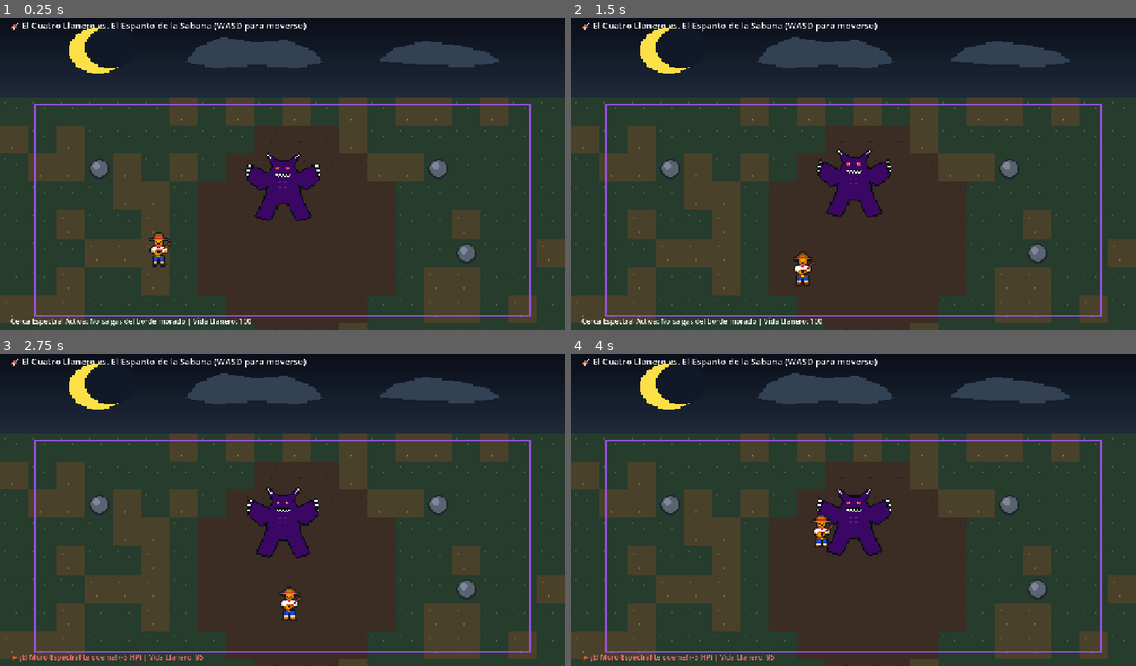
Above: before the commit, frames 1-4 (two rows, left to right).
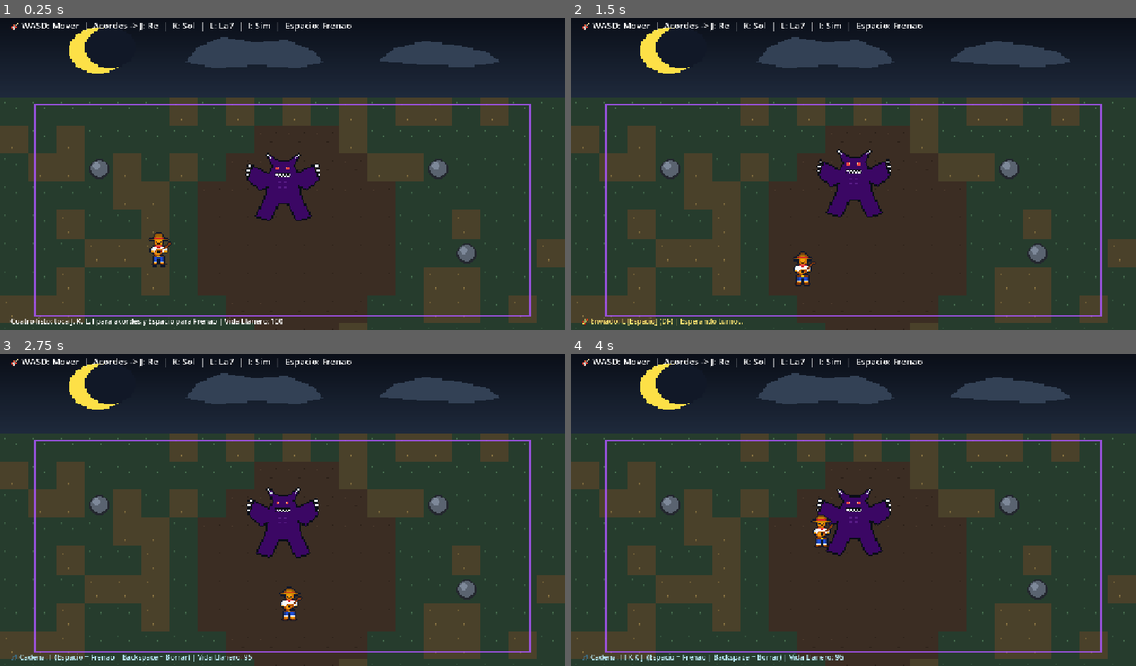
Above: after the commit, the same moments.

Repository: nicolaslozanoc12/juego-de-lenguajes
Game: Godot game, scene res://scenes/combat/CombatArena.tscn
Two runs of this game, one before a commit and one after it. Both use one fixed random seed, a clock stepped at 60 frames per second and the inputs below.
Inputs:
- Up to frame 1 (0.25 s): no input
- Up to frame 2 (1.5 s): tap Enter at 0.5 s; hold Right (ui_right) 0.53-1.28 s; hold Space (cuatro_frenao, bound only after the commit) 0.53-1.28 s; tap L (cuatro_dominante, bound only after the commit) at 0.6 s; hold Down (ui_down) from 1.28 s (still down); tap Space (cuatro_frenao, bound only after the commit) at 1.35 s
- Up to frame 3 (2.75 s): tap Backspace (cuatro_limpiar, bound only after the commit) at 1.55 s; release Down (ui_down) at 2.03 s; hold Right (ui_right) from 2.03 s (still down); hold Backspace (cuatro_limpiar, bound only after the commit) from 2.03 s (still down); tap I (cuatro_menor, bound only after the commit) at 2.3 s
- Up to frame 4 (4 s): release Right (ui_right) at 2.78 s; release Backspace (cuatro_limpiar, bound only after the commit) at 2.78 s; hold Up (ui_up) 2.78-3.53 s; tap I (cuatro_menor, bound only after the commit) at 2.85 s; tap K (cuatro_subdom, bound only after the commit) at 3.05, 3.6 s; hold Left (ui_left) from 3.53 s (still down); tap J (cuatro_tonica, bound only after the commit) at 3.8 s

The runs differ from the first frame. In frame 1, 1.2% of the frame differs, in the area x 2-63%, y 1-99%; in frame 2, 1.1%; in frame 3, 1.1%; in frame 4, 1.2%.

Commit message:
feat(godot): agregar audio inmediato del cuatro, entrada por teclas y vista legible

Diff:
--- a/cliente_Godot/project.godot
+++ b/cliente_Godot/project.godot
@@ -26,6 +26,39 @@
 window/size/viewport_height=720
 window/stretch/mode="canvas_items"
 
+[input]
+
+cuatro_tonica={
+"deadzone": 0.2,
+"events": [Object(InputEventKey,"resource_local_to_scene":false,"resource_name":"","device":-1,"window_id":0,"alt_pressed":false,"shift_pressed":false,"ctrl_pressed":false,"meta_pressed":false,"pressed":false,"keycode":0,"physical_keycode":74,"key_label":0,"unicode":106,"location":0,"echo":false,"script":null)
+]
+}
+cuatro_subdom={
+"deadzone": 0.2,
+"events": [Object(InputEventKey,"resource_local_to_scene":false,"resource_name":"","device":-1,"window_id":0,"alt_pressed":false,"shift_pressed":false,"ctrl_pressed":false,"meta_pressed":false,"pressed":false,"keycode":0,"physical_keycode":75,"key_label":0,"unicode":107,"location":0,"echo":false,"script":null)
+]
+}
+cuatro_dominante={
+"deadzone": 0.2,
+"events": [Object(InputEventKey,"resource_local_to_scene":false,"resource_name":"","device":-1,"window_id":0,"alt_pressed":false,"shift_pressed":false,"ctrl_pressed":false,"meta_pressed":false,"pressed":false,"keycode":0,"physical_keycode":76,"key_label":0,"unicode":108,"location":0,"echo":false,"script":null)
+]
+}
+cuatro_menor={
+"deadzone": 0.2,
+"events": [Object(InputEventKey,"resource_local_to_scene":false,"resource_name":"","device":-1,"window_id":0,"alt_pressed":false,"shift_pressed":false,"ctrl_pressed":false,"meta_pressed":false,"pressed":false,"keycode":0,"physical_keycode":73,"key_label":0,"unicode":105,"location":0,"echo":false,"script":null)
+]
+}
+cuatro_frenao={
+"deadzone": 0.2,
+"events": [Object(InputEventKey,"resource_local_to_scene":false,"resource_name":"","device":-1,"window_id":0,"alt_pressed":false,"shift_pressed":false,"ctrl_pressed":false,"meta_pressed":false,"pressed":false,"keycode":0,"physical_keycode":32,"key_label":0,"unicode":32,"location":0,"echo":false,"script":null)
+]
+}
+cuatro_limpiar={
+"deadzone": 0.2,
+"events": [Object(InputEventKey,"resource_local_to_scene":false,"resource_name":"","device":-1,"window_id":0,"alt_pressed":false,"shift_pressed":false,"ctrl_pressed":false,"meta_pressed":false,"pressed":false,"keycode":0,"physical_keycode":4194308,"key_label":0,"unicode":0,"location":0,"echo":false,"script":null)
+]
+}
+
 [rendering]
 
 textures/canvas_textures/default_texture_filter=0
--- a/cliente_Godot/scenes/combat/CombatArena.tscn
+++ b/cliente_Godot/scenes/combat/CombatArena.tscn
@@ -1,10 +1,11 @@
-[gd_scene load_steps=6 format=3 uid="uid://combatarena001"]
+[gd_scene load_steps=7 format=3 uid="uid://combatarena001"]
 
 [ext_resource type="Script" path="res://scripts/combat/CombatArena.gd" id="1_arena"]
 [ext_resource type="Texture2D" path="res://assets/sprites/cielo_nocturno.png" id="2_cielo"]
 [ext_resource type="Texture2D" path="res://assets/sprites/llanero.png" id="3_llanero"]
 [ext_resource type="Texture2D" path="res://assets/sprites/demonio_espanto.png" id="4_demonio"]
 [ext_resource type="Script" path="res://scripts/combat/Llanero.gd" id="5_llanero_script"]
+[ext_resource type="Script" path="res://scripts/combat/CuatroController.gd" id="6_cuatro_script"]
 
 [sub_resource type="CircleShape2D" id="CircleShape2D_llanero"]
 radius = 22.0
@@ -54,20 +55,23 @@
 [node name="CollisionShape2D" type="CollisionShape2D" parent="Llanero"]
 shape = SubResource("CircleShape2D_llanero")
 
+[node name="CuatroController" type="Node" parent="."]
+script = ExtResource("6_cuatro_script")
+
 [node name="UI" type="CanvasLayer" parent="."]
 
 [node name="Titulo" type="Label" parent="UI"]
 offset_left = 24.0
 offset_top = 14.0
-offset_right = 760.0
+offset_right = 1240.0
 offset_bottom = 48.0
 theme_override_font_sizes/font_size = 20
-text = "🎸 El Cuatro Llanero vs. El Espanto de la Sabana (WASD para moverse)"
+text = "🎸 WASD: Mover  |  Acordes -> J: Re  |  K: Sol  |  L: La7  |  I: Sim  |  Espacio: Frenao"
 
 [node name="LabelEstado" type="Label" parent="UI"]
 offset_left = 24.0
 offset_top = 688.0
-offset_right = 900.0
+offset_right = 1240.0
 offset_bottom = 716.0
 theme_override_font_sizes/font_size = 16
-text = "Cerca Espectral Activa: No salgas del borde morado | Vida Llanero: 100"
+text = "Cuatro listo: toca J, K, L, I para acordes y Espacio para Frenao | Vida Llanero: 100"
--- a/cliente_Godot/scripts/combat/CombatArena.gd
+++ b/cliente_Godot/scripts/combat/CombatArena.gd
@@ -1,4 +1,6 @@
 extends Node2D
+
+const CuatroControllerScript := preload("res://scripts/combat/CuatroController.gd")
 
 const TILE_SIZE: int = 32
 const ARENA_RECT := Rect2(96, 224, 1088, 448)
@@ -6,6 +8,7 @@
 @onready var ground_root: Node2D = $TerrenoSabana
 @onready var llanero: CharacterBody2D = $Llanero
 @onready var demonio: Sprite2D = $DemonioEspanto/Sprite2D
+@onready var cuatro_controller: CuatroControllerScript = $CuatroController
 @onready var label_estado: Label = $UI/LabelEstado
 
 var tileset_tex: Texture2D = preload("res://assets/sprites/tiles/tileset_sabana.png")
@@ -13,6 +16,11 @@
 
 func _ready() -> void:
 	_generar_suelo_sabana()
+	if cuatro_controller:
+		cuatro_controller.acorde_tocado.connect(_on_cuatro_acorde_tocado)
+		cuatro_controller.secuencia_enviada.connect(_on_cuatro_secuencia_enviada)
+		cuatro_controller.secuencia_limpiada.connect(_on_cuatro_secuencia_limpiada)
+		cuatro_controller.input_bloqueado_cambiado.connect(_on_cuatro_bloqueo_cambiado)
 
 func _generar_suelo_sabana() -> void:
 	# Llenar el suelo del ruedo (desde Y=192 hasta Y=720) con las 4 baldosas de 32x32
@@ -60,3 +68,38 @@
 			if label_estado:
 				label_estado.text = "⚡ ¡El Muro Espectral te quema! (-5 HP) | Vida Llanero: %d" % llanero.health
 				label_estado.modulate = Color(1.0, 0.45, 0.45)
+
+
+func _on_cuatro_acorde_tocado(_token: String, _secuencia_actual: String) -> void:
+	if label_estado and not cuatro_controller.input_bloqueado:
+		label_estado.text = "🎵 Cadena: %s  (Espacio = Frenao | Backspace = Borrar) | Vida Llanero: %d" % [
+			cuatro_controller.obtener_cadena_teclas(),
+			llanero.health if llanero else 100,
+		]
+		label_estado.modulate = Color(0.75, 0.95, 1.0)
+
+
+func _on_cuatro_secuencia_enviada(secuencia: String) -> void:
+	if label_estado:
+		label_estado.text = "🚀 Enviado: %s [Espacio] (%s) | Esperando turno..." % [
+			cuatro_controller.ultima_cadena_teclas_enviada,
+			secuencia,
+		]
+		label_estado.modulate = Color(1.0, 0.9, 0.45)
+
+
+func _on_cuatro_secuencia_limpiada() -> void:
+	if label_estado:
+		label_estado.text = "Cuatro limpio: toca J, K, L, I para acordes y Espacio para Frenao | Vida Llanero: %d" % (
+			llanero.health if llanero else 100
+		)
+		label_estado.modulate = Color.WHITE
+
+
+func _on_cuatro_bloqueo_cambiado(bloqueado: bool) -> void:
+	if not bloqueado and label_estado:
+		label_estado.text = "✅ Listo | Última cadena: %s [Espacio] | Vida Llanero: %d" % [
+			cuatro_controller.ultima_cadena_teclas_enviada,
+			llanero.health if llanero else 100,
+		]
+		label_estado.modulate = Color(0.7, 1.0, 0.75)
--- /dev/null
+++ b/cliente_Godot/scripts/combat/CuatroController.gd
@@ -0,0 +1,151 @@
+class_name CuatroController
+extends Node
+
+## Controlador Fast-Path de entrada musical y audio inmediato del Cuatro Llanero.
+##
+## Reproduce cada acorde en local sin esperar al servidor Python y acumula
+## los tokens ("T", "S", "D", "M") hasta cerrar el compás con Frenao ("F").
+
+signal acorde_tocado(token: String, secuencia_actual: String)
+signal secuencia_enviada(secuencia: String)
+signal secuencia_limpiada
+signal input_bloqueado_cambiado(bloqueado: bool)
+
+## Tiempo máximo de bloqueo de respaldo mientras el cliente de red (Issue #7) no responde.
+@export var timeout_desbloqueo_seg: float = 0.8
+
+const TOKEN_POR_ACCION := {
+	"cuatro_tonica": "T",
+	"cuatro_subdom": "S",
+	"cuatro_dominante": "D",
+	"cuatro_menor": "M",
+}
+
+const TECLA_POR_TOKEN := {
+	"T": "J",
+	"S": "K",
+	"D": "L",
+	"M": "I",
+	"F": "Espacio",
+}
+
+const STREAM_POR_TOKEN := {
+	"T": preload("res://assets/audio/tonica_re.wav"),
+	"S": preload("res://assets/audio/subdom_sol.wav"),
+	"D": preload("res://assets/audio/dominante_la7.wav"),
+	"M": preload("res://assets/audio/menor_sim.wav"),
+	"F": preload("res://assets/audio/frenao.wav"),
+}
+
+var tokens_actuales: PackedStringArray = PackedStringArray()
+var input_bloqueado: bool = false
+var ultima_secuencia_enviada: String = ""
+var ultima_cadena_teclas_enviada: String = ""
+
+var _reproductores: Dictionary = {}
+var _timer_desbloqueo: Timer
+
+
+func _ready() -> void:
+	_inicializar_reproductores()
+	_timer_desbloqueo = Timer.new()
+	_timer_desbloqueo.one_shot = true
+	_timer_desbloqueo.timeout.connect(desbloquear_input)
+	add_child(_timer_desbloqueo)
+
+
+func _inicializar_reproductores() -> void:
+	# Un AudioStreamPlayer dedicado por acorde permite rasgueos rápidos sin cortes bruscos.
+	for token: String in STREAM_POR_TOKEN.keys():
+		var player := AudioStreamPlayer.new()
+		player.name = "Audio_%s" % token
+		player.stream = STREAM_POR_TOKEN[token]
+		add_child(player)
+		_reproductores[token] = player
+
+
+func _unhandled_input(event: InputEvent) -> void:
+	if input_bloqueado or event.is_echo():
+		return
+
+	for accion: String in TOKEN_POR_ACCION.keys():
+		if event.is_action_pressed(accion):
+			registrar_acorde(TOKEN_POR_ACCION[accion])
+			get_viewport().set_input_as_handled()
+			return
+
+	if event.is_action_pressed("cuatro_limpiar"):
+		limpiar_secuencia()
+		get_viewport().set_input_as_handled()
+		return
+
+	if event.is_action_pressed("cuatro_frenao"):
+		cerrar_y_enviar_secuencia()
+		get_viewport().set_input_as_handled()
+
+
+## Reproduce de inmediato el sonido asociado al token y lo acumula en el buffer local.
+func registrar_acorde(token: String) -> void:
+	if input_bloqueado or not STREAM_POR_TOKEN.has(token) or token == "F":
+		return
+	_reproducir_sonido(token)
+	tokens_actuales.append(token)
+	acorde_tocado.emit(token, obtener_secuencia_actual())
+
+
+## Cierra la secuencia con "F" (Frenao), bloquea el input y emite la secuencia completa.
+func cerrar_y_enviar_secuencia() -> void:
+	if input_bloqueado or tokens_actuales.is_empty():
+		return
+	_reproducir_sonido("F")
+	ultima_cadena_teclas_enviada = obtener_cadena_teclas()
+	tokens_actuales.append("F")
+	var secuencia := obtener_secuencia_actual()
+	ultima_secuencia_enviada = secuencia
+	tokens_actuales.clear()
+
+	_establecer_bloqueo(true)
+	if timeout_desbloqueo_seg > 0.0:
+		_timer_desbloqueo.start(timeout_desbloqueo_seg)
+
+	acorde_tocado.emit("F", secuencia)
+	secuencia_enviada.emit(secuencia)
+
+
+## Limpia la secuencia en progreso antes de presionar Frenao.
+func limpiar_secuencia() -> void:
+	if tokens_actuales.is_empty():
+		return
+	tokens_actuales.clear()
+	secuencia_limpiada.emit()
+
+
+## Libera el bloqueo de entrada cuando el servidor responde (invocado desde Issue #7).
+func desbloquear_input() -> void:
+	_timer_desbloqueo.stop()
+	_establecer_bloqueo(false)
+
+
+func obtener_secuencia_actual() -> String:
+	return "".join(tokens_actuales)
+
+
+## Devuelve la cadena legible usando las letras del teclado (J, K, L, I) para el HUD.
+func obtener_cadena_teclas() -> String:
+	var teclas := PackedStringArray()
+	for token: String in tokens_actuales:
+		teclas.append(TECLA_POR_TOKEN.get(token, token))
+	return " ".join(teclas)
+
+
+func _reproducir_sonido(token: String) -> void:
+	var player: AudioStreamPlayer = _reproductores.get(token)
+	if player:
+		player.play()
+
+
+func _establecer_bloqueo(bloqueado: bool) -> void:
+	if input_bloqueado == bloqueado:
+		return
+	input_bloqueado = bloqueado
+	input_bloqueado_cambiado.emit(bloqueado)
Not shown, added: cliente_Godot/assets/audio/dominante_la7.wav.import
Not shown, added: cliente_Godot/assets/audio/frenao.wav.import
Not shown, added: cliente_Godot/assets/audio/menor_sim.wav.import
Not shown, added: cliente_Godot/assets/audio/musica/ambiente_pelea_silbon.wav.import
Not shown, added: cliente_Godot/assets/audio/subdom_sol.wav.import
Not shown, added: cliente_Godot/assets/audio/tonica_re.wav.import
Not shown, added: cliente_Godot/scripts/combat/CuatroController.gd.uid
Not shown, added: cliente_Godot/assets/audio/dominante_la7.wav
Not shown, added: cliente_Godot/assets/audio/frenao.wav
Not shown, added: cliente_Godot/assets/audio/menor_sim.wav
Not shown, added: cliente_Godot/assets/audio/musica/ambiente_pelea_silbon.wav
Not shown, added: cliente_Godot/assets/audio/subdom_sol.wav
(and 1 more such lines)
